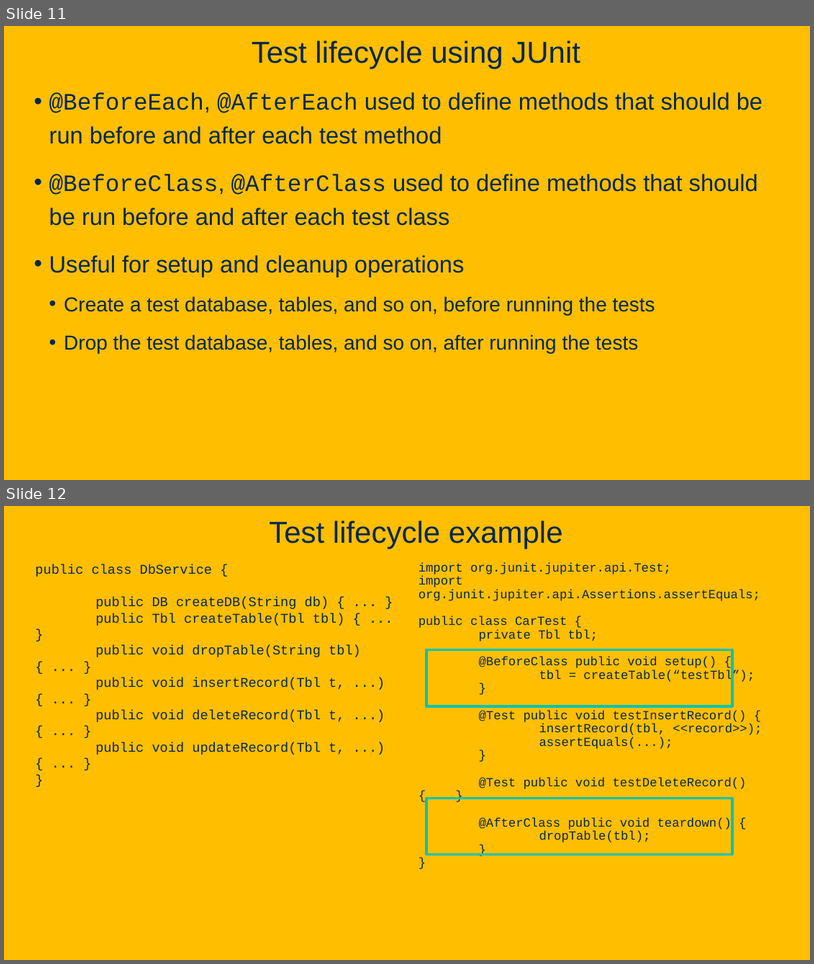
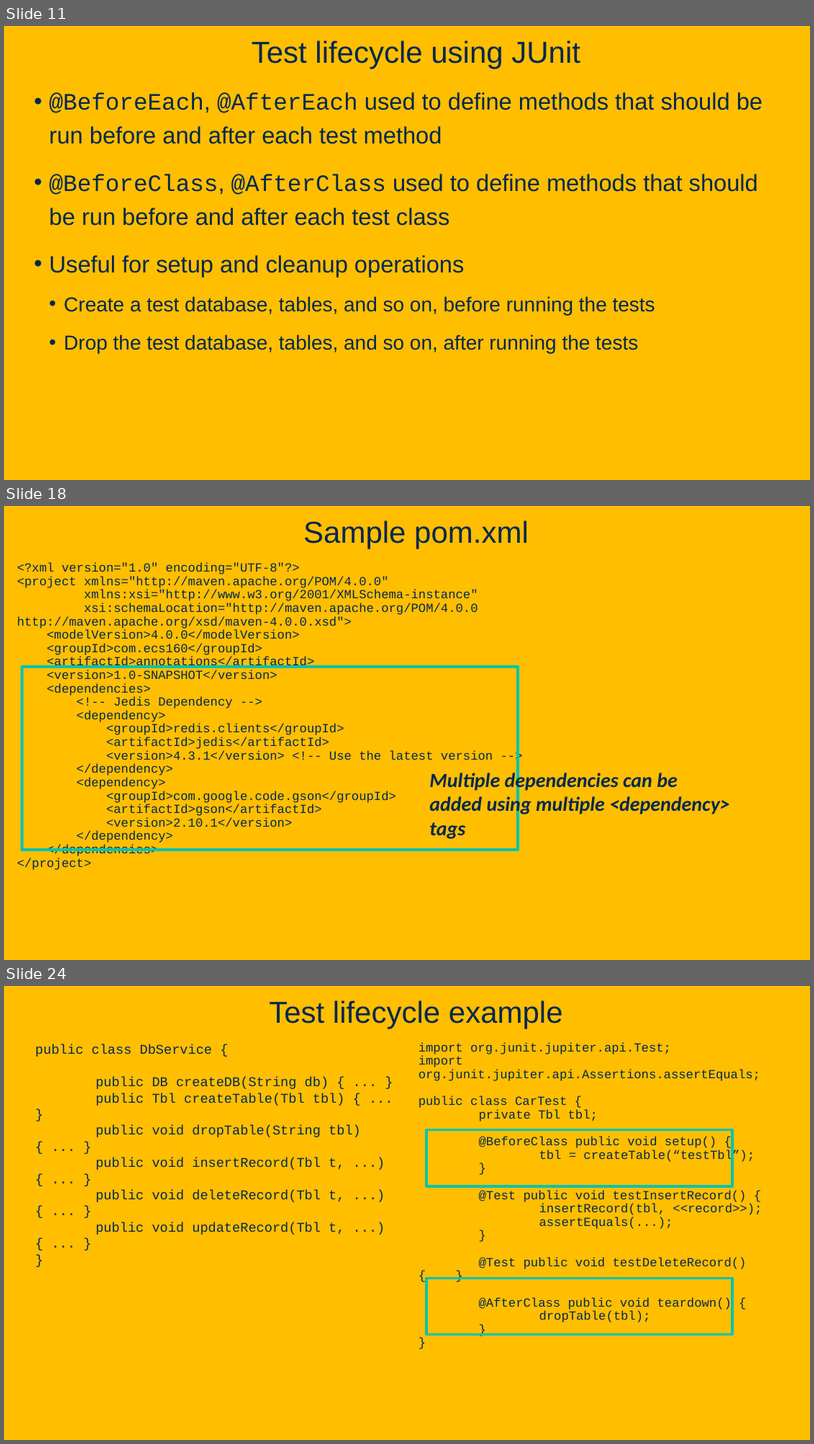
Before and after one commit to davsec-teaching/ecs160-f25, a slide deck: slides/4_unit_testing_mocking_frameworks_CI.pptx. Shown one above the other, each under a label of ours: slides 11 and 12 before the commit, slides 11, 18 and 24 after it; the slides between them are not shown. The pictures are 814x964 and 814x1444 pixels, drawn with LibreOffice and Linux fonts; fonts in the diff are those of the drawing; background and template pictures are left out. Boxes give left, top, right and bottom in pixels: in the first picture for what was removed or moved away, otherwise in the second. Text is boxed around its words. In the diff, an @@ line names an element or a change of style, - is before the commit and + after.

```diff
--- a/slides/4_unit_testing_mocking_frameworks_CI.pptx
+++ b/slides/4_unit_testing_mocking_frameworks_CI.pptx
@@ slide 18 added at (4, 506, 810, 960), background picture (left out) @@
@@ title added at (304, 520, 529, 548), 36 pt, text #022850 @@
+Sample pom.xml
@@ text added at (17, 563, 493, 870), 14.8 pt, text #022850 @@
+<?xml version="1.0" encoding="UTF-8"?>
+<project xmlns="http://maven.apache.org/POM/4.0.0"
+xmlns:xsi="http://www.w3.org/2001/XMLSchema-instance"
+xsi:schemaLocation="http://maven.apache.org/POM/4.0.0 http://maven.apache.org/xsd/maven-4.0.0.xsd">
+<modelVersion>4.0.0</modelVersion>
+<groupId>com.ecs160</groupId>
+<artifactId>annotations</artifactId>
+<version>1.0-SNAPSHOT</version>
+<dependencies>
+<!-- Jedis Dependency -->
+<dependency>
+<groupId>redis.clients</groupId>
+<artifactId>jedis</artifactId>
+<version>4.3.1</version> <!-- Use the latest version -->
+</dependency>
+<dependency>
+<groupId>com.google.code.gson</groupId>
+<artifactId>gson</artifactId>
+<version>2.10.1</version>
+</dependency>
+</dependencies>
+</project>
@@ rectangle added at (21, 667, 518, 849), outline #00C4B2 3.5 pt @@
@@ text added at (430, 770, 730, 839), 24 pt, text #022850, bold, italic @@
+Multiple dependencies can be
+added using multiple <dependency>
+tags
@@ what was slide 12 is now slide 24 @@
```
Also in this commit, not shown: 2 slides changed, 13 other slides added, 1 other file.
